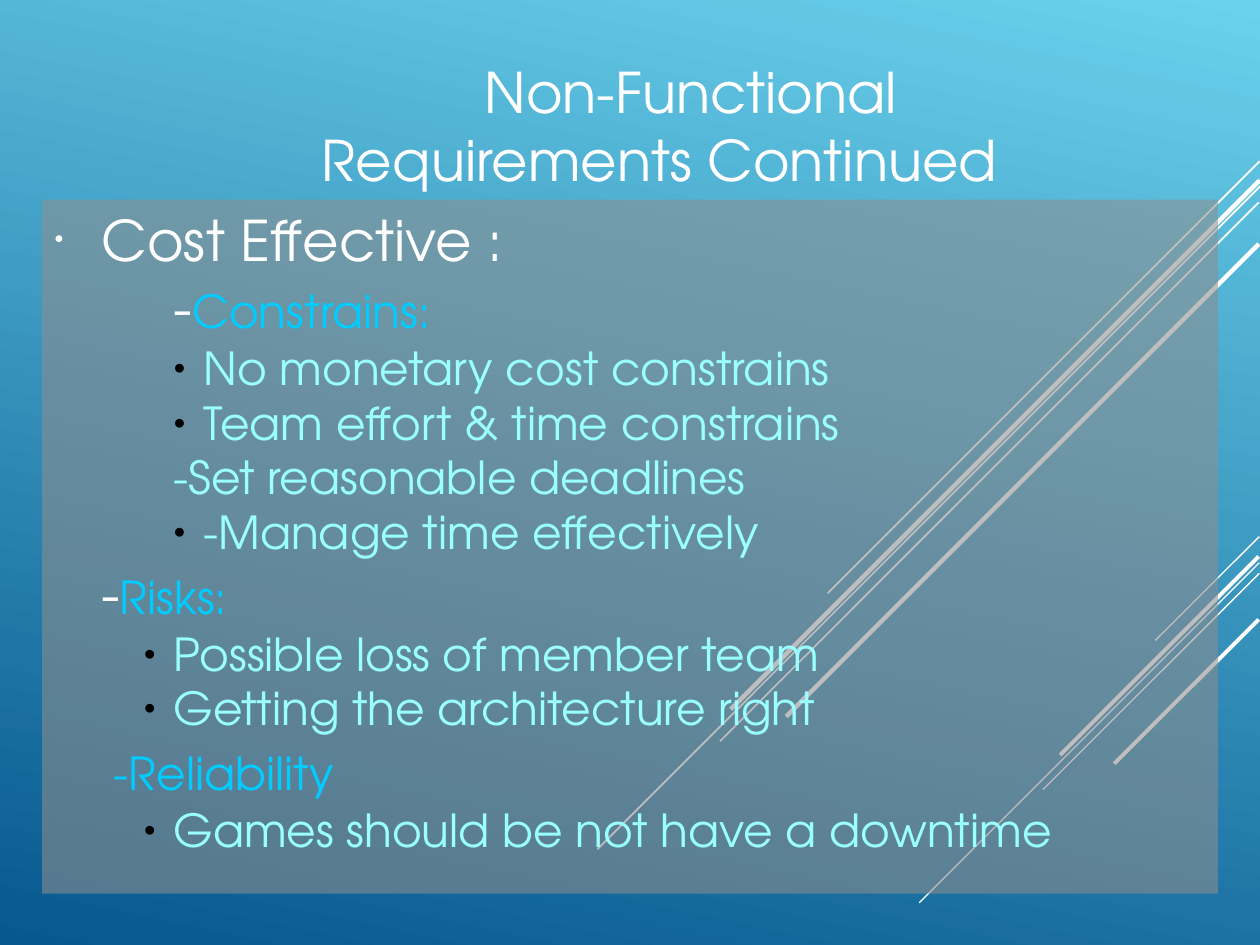
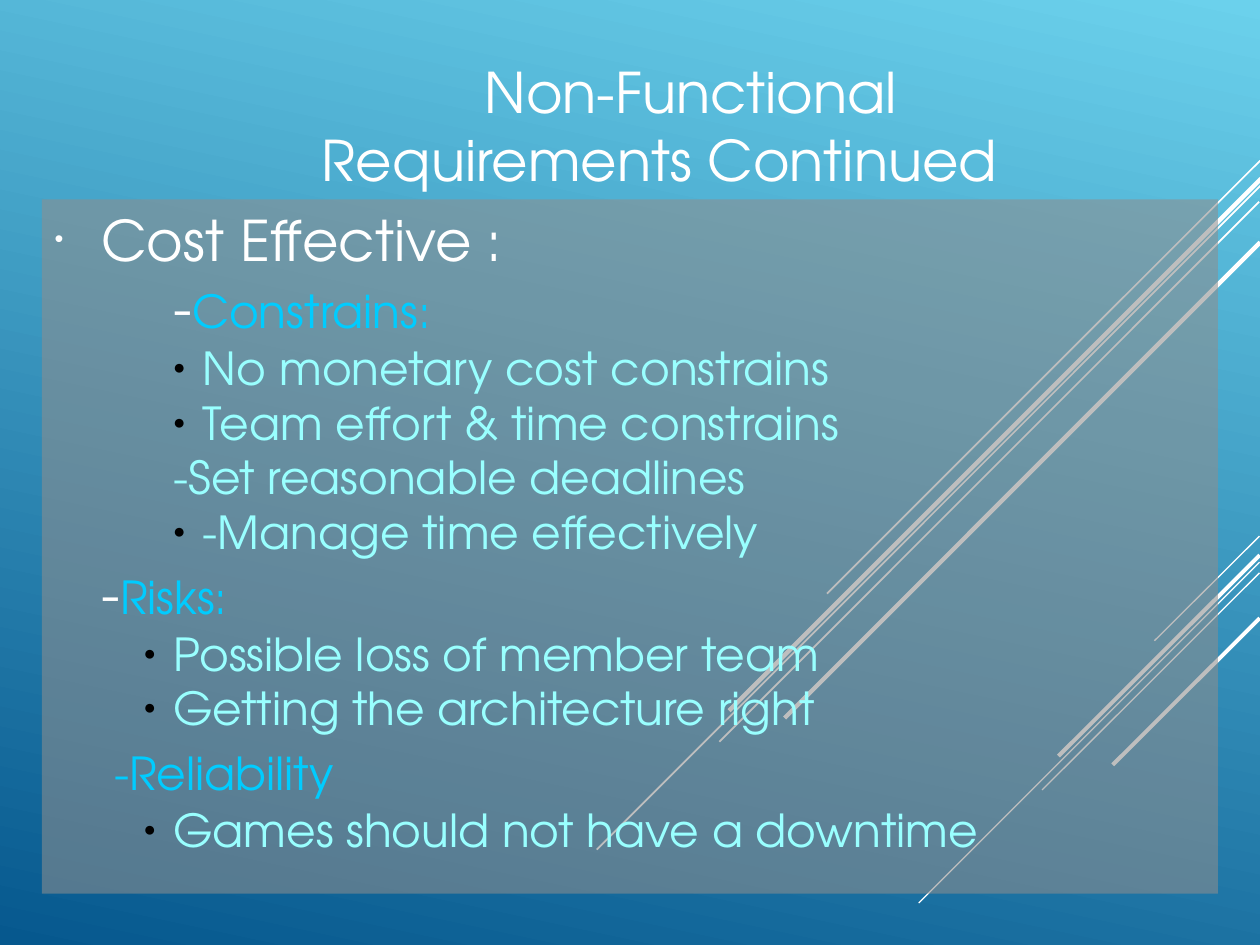
Before and after one commit to Amatarasu/A-Team, a slide deck: slide 7 of Power.Point.Presentation-bk.ppt. Drawn at 1260x945 pixels with LibreOffice and Linux fonts; fonts in the diff are those of the drawing. Boxes give left, top, right and bottom in pixels: in the first picture for what was removed or moved away, otherwise in the second. Text is boxed around its words. In the diff, an @@ line names an element or a change of style, - is before the commit and + after.

```diff
--- a/Power.Point.Presentation-bk.ppt
+++ b/Power.Point.Presentation-bk.ppt
@@ rectangle "Cost Effective :" at bbox=[42, 199, 1217, 893]: subtitle to rectangle @@
@@ text in rectangle at bbox=[101, 219, 839, 799]: indent changed @@
@@ text in rectangle at bbox=[173, 799, 978, 868]: text changed @@
-      ● Games should be not have a downtime
+      ● Games should not have a downtime
```
Also in this commit, not shown: 14 other slides changed, 1 slide added, 1 slide removed.
